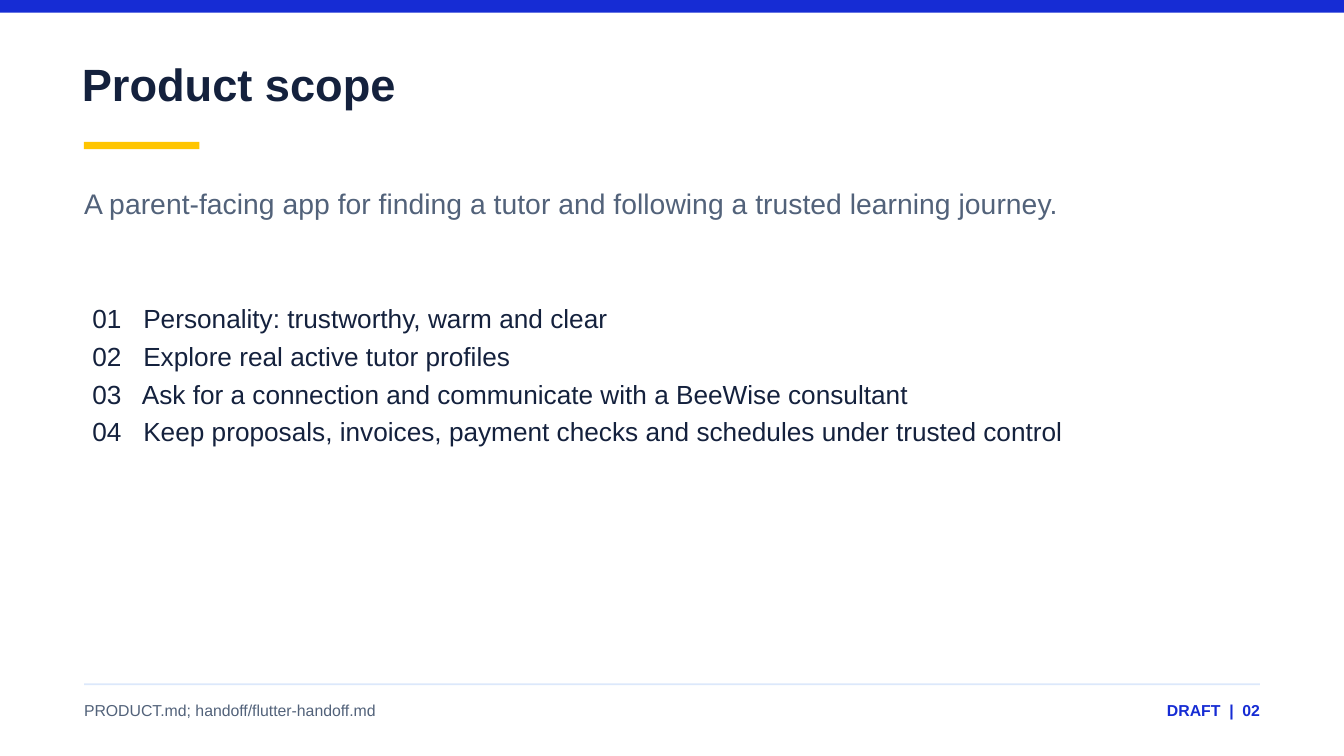
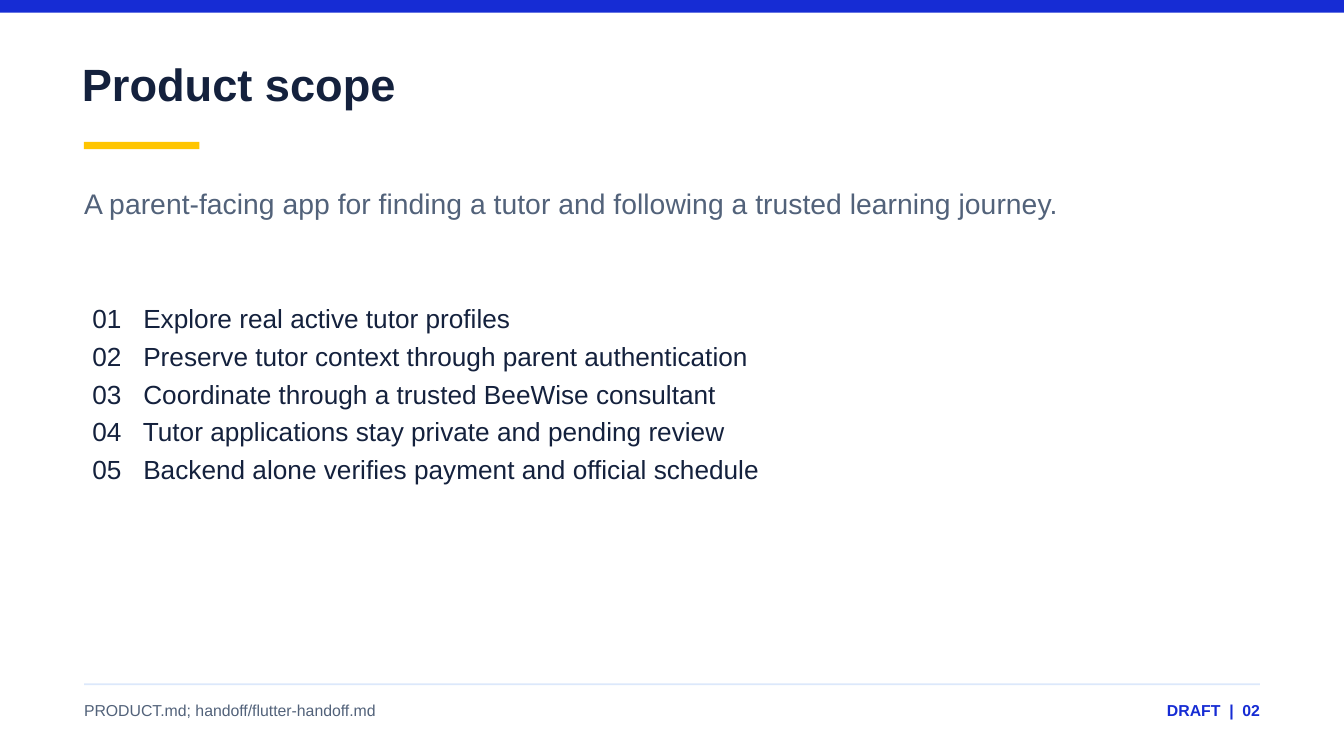
Before and after one commit to YukikoKaori/beewise-lab2, a slide deck: slide 2 of output/presentations/BeeWise-Lab3-Review-DRAFT.pptx. Drawn at 1344x756 pixels with LibreOffice and Linux fonts; fonts in the diff are those of the drawing. Boxes give left, top, right and bottom in pixels: in the first picture for what was removed or moved away, otherwise in the second. Text is boxed around its words. In the diff, an @@ line names an element or a change of style, - is before the commit and + after.

```diff
--- a/output/presentations/BeeWise-Lab3-Review-DRAFT.pptx
+++ b/output/presentations/BeeWise-Lab3-Review-DRAFT.pptx
@@ text at (92,309,759,485): text changed @@
-01 Personality: trustworthy, warm and clear
-02 Explore real active tutor profiles
-03 Ask for a connection and communicate with a BeeWise consultant
-04 Keep proposals, invoices, payment checks and schedules under trusted control
+01 Explore real active tutor profiles
+02 Preserve tutor context through parent authentication
+03 Coordinate through a trusted BeeWise consultant
+04 Tutor applications stay private and pending review
+05 Backend alone verifies payment and official schedule
```
Also in this commit, not shown: 7 other slides changed, 12 other files.
